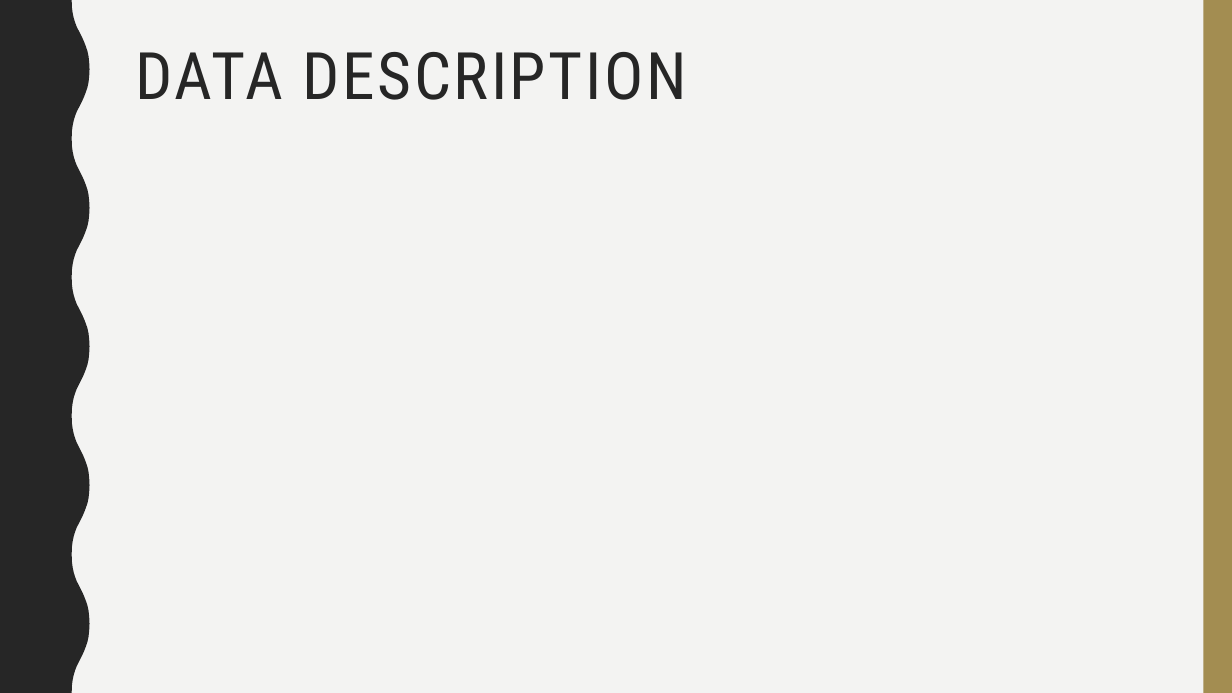
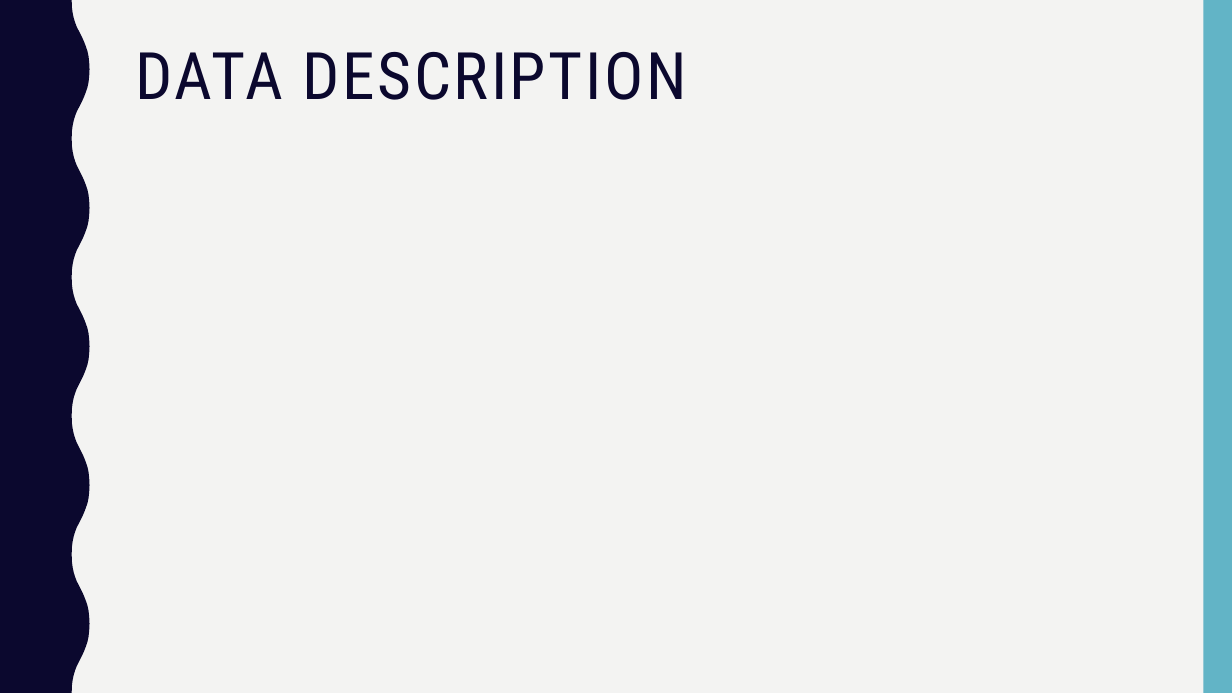
Before and after one commit to mattfarrow1/6306-project-1, a slide deck: slide 2 of docs/Matt_Farrow_Megan_Ball_DS6306_EDA.pptx. Drawn at 1232x693 pixels with LibreOffice and Linux fonts; fonts in the diff are those of the drawing. Boxes give left, top, right and bottom in pixels: in the first picture for what was removed or moved away, otherwise in the second. Text is boxed around its words. In the diff, an @@ line names an element or a change of style, - is before the commit and + after.

```diff
--- a/docs/Matt_Farrow_Megan_Ball_DS6306_EDA.pptx
+++ b/docs/Matt_Farrow_Megan_Ball_DS6306_EDA.pptx
@@ freeform shape at (x1=0, y1=0, x2=90, y2=693): fill #262626 to #0B082E @@
@@ rectangle at (x1=1203, y1=0, x2=1232, y2=693): fill #A38D51 to #62B4C6 @@
@@ title "DATA DESCRIPTION" at (x1=136, y1=52, x2=687, y2=100): text colour #262626 to #0B082E @@
```
Also in this commit, not shown: 4 other slides changed, 3 slides added, 2 slides removed.
